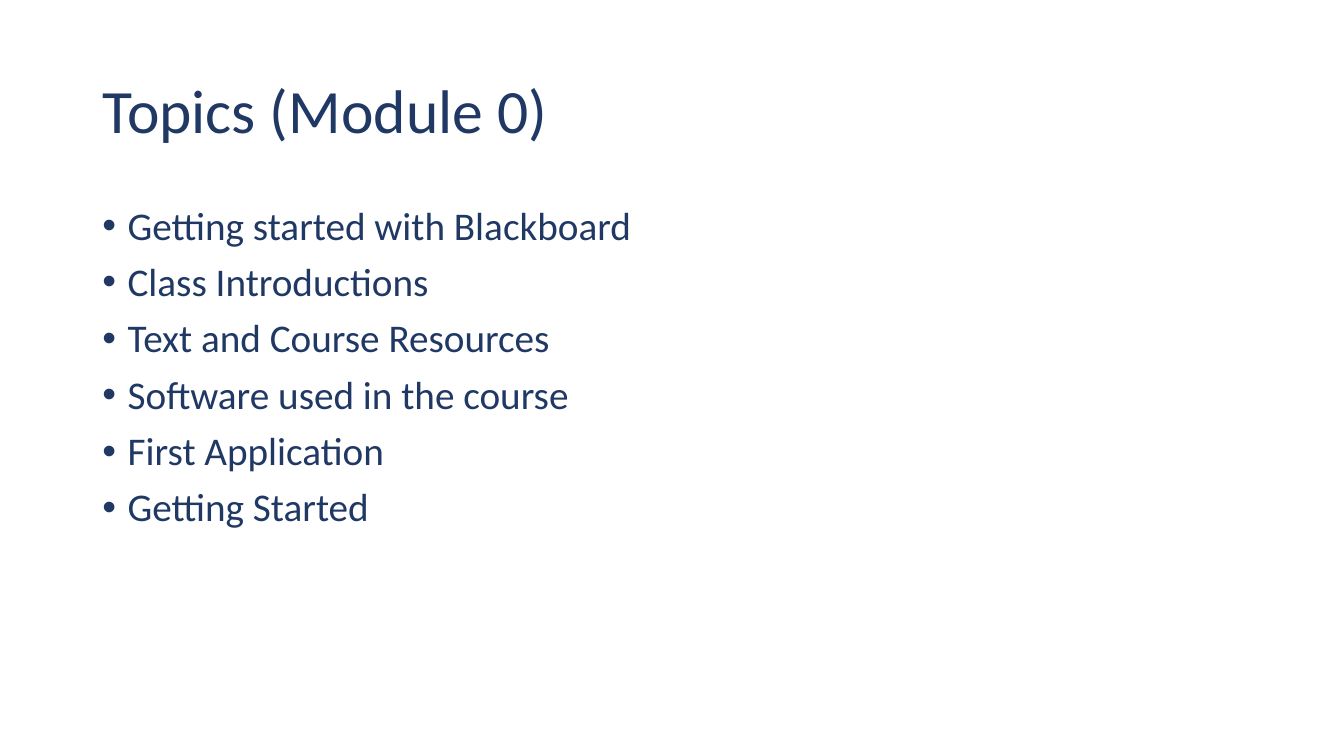
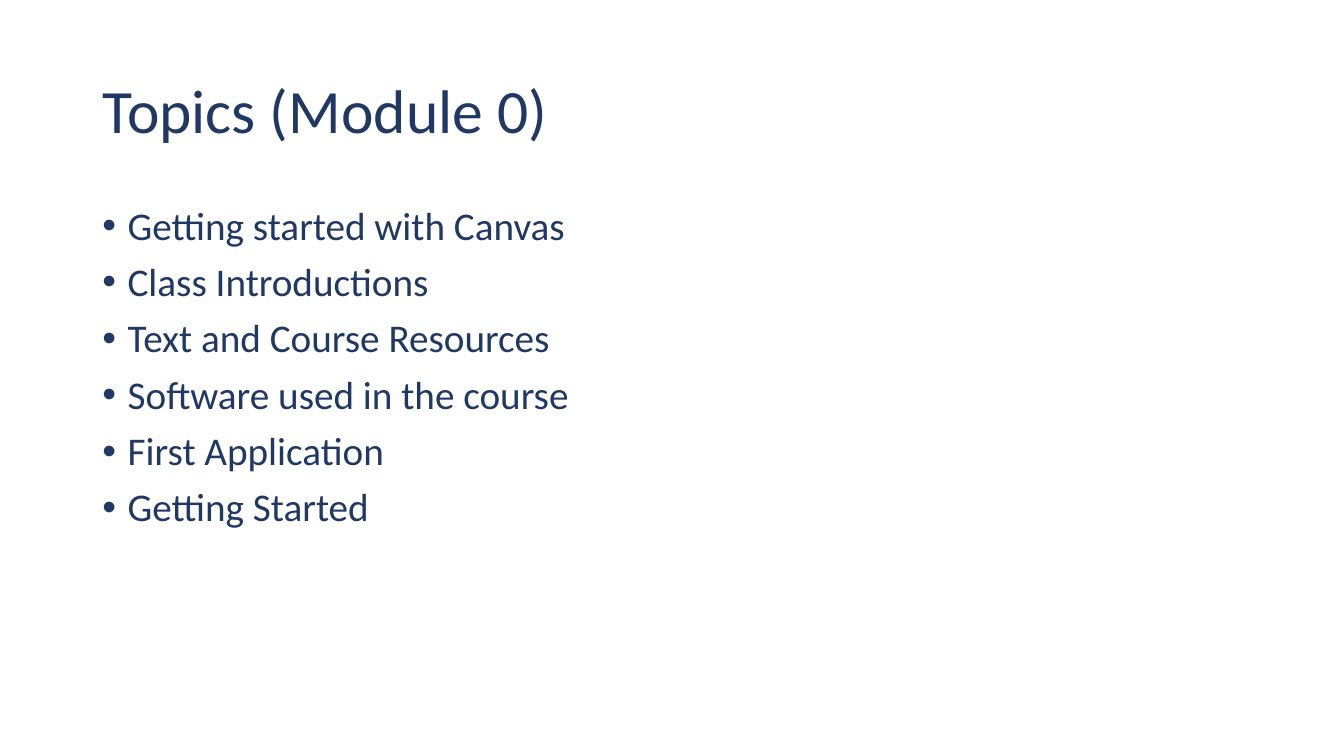
Before and after one commit to ehennis/CIS174, a slide deck: slide 4 of 2024-FALL/Week01.pptx. Drawn at 1344x756 pixels with LibreOffice and Linux fonts; fonts in the diff are those of the drawing. Boxes give left, top, right and bottom in pixels: in the first picture for what was removed or moved away, otherwise in the second. Text is boxed around its words. In the diff, an @@ line names an element or a change of style, - is before the commit and + after.

Commit message:
Updated PPT

```diff
--- a/2024-FALL/Week01.pptx
+++ b/2024-FALL/Week01.pptx
@@ text at (128,212,565,247): text changed @@
-• Getting started with Blackboard
+• Getting started with Canvas
```
